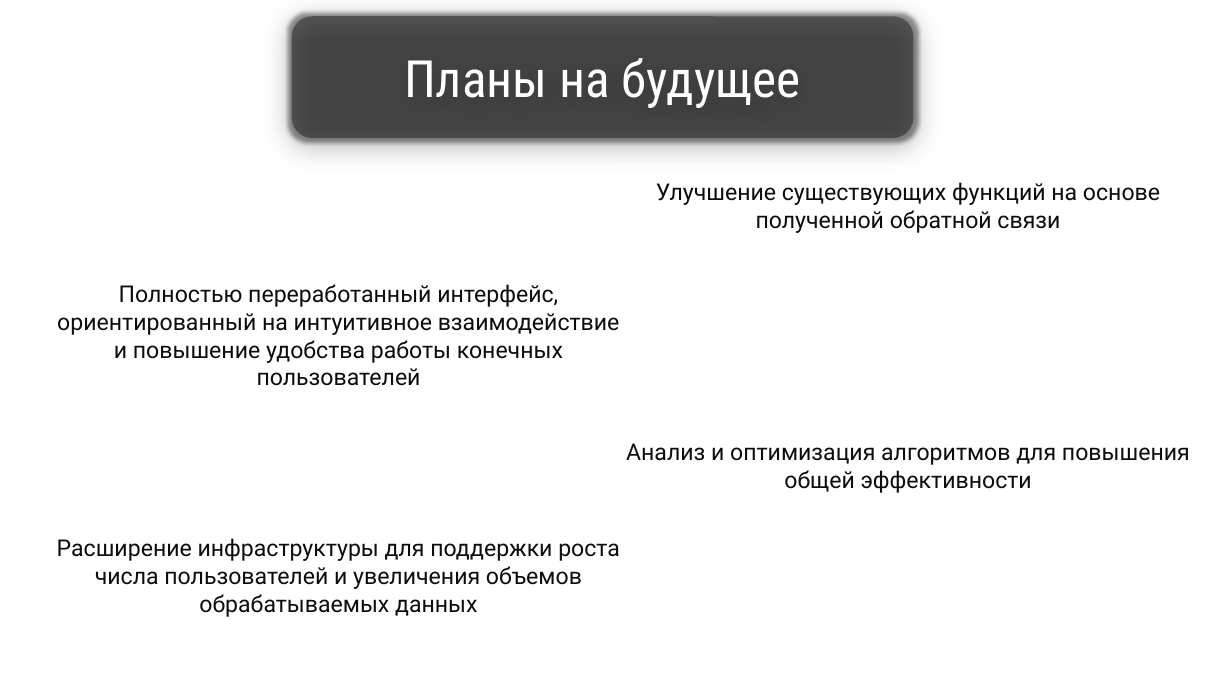
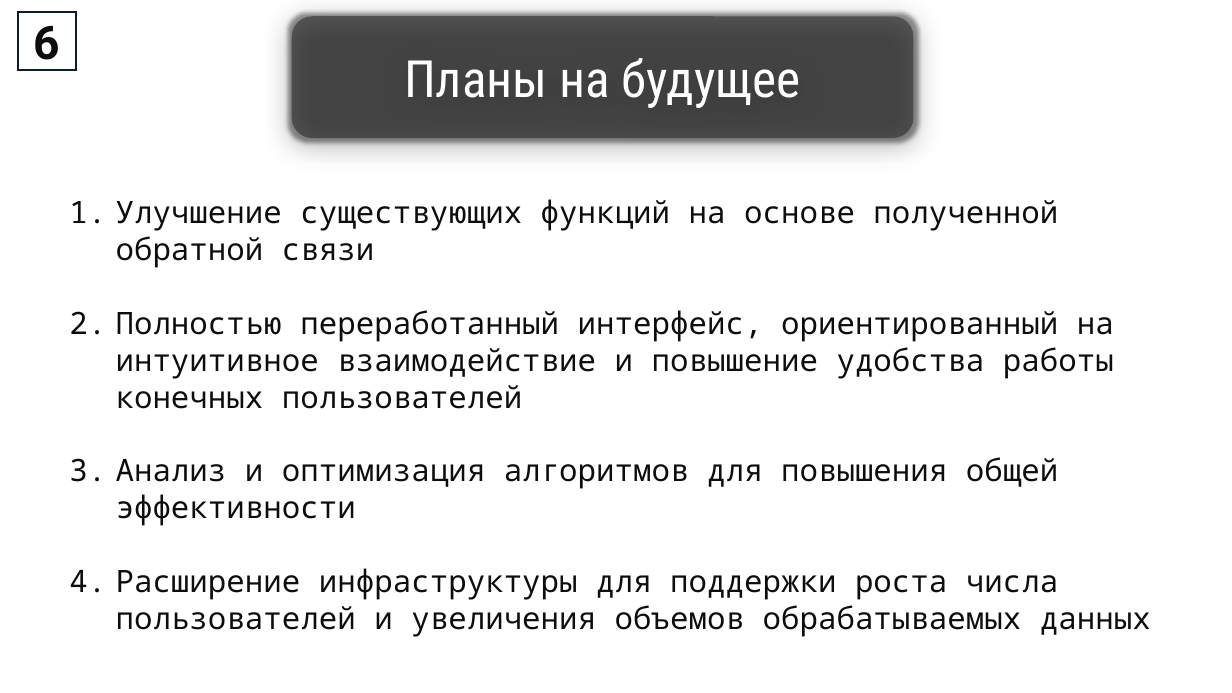
Before and after one commit to KlosHiHi/PITPM, a slide deck: slide 6 of pract/pract5/Презентация.pptx. Drawn at 1232x693 pixels with LibreOffice and Linux fonts; fonts in the diff are those of the drawing; background and template pictures are left out. Boxes give left, top, right and bottom in pixels: in the first picture for what was removed or moved away, otherwise in the second. Text is boxed around its words. In the diff, an @@ line names an element or a change of style, - is before the commit and + after.

```diff
--- a/pract/pract5/Презентация.pptx
+++ b/pract/pract5/Презентация.pptx
@@ rectangle added at bbox=[18, 12, 77, 70], fill #FFFFFF, outline #0B1E31 1.5 pt, 36 pt, text #0D0D0D, bold @@
+6
@@ text "Улучшение существующих функций на основе ...": place and size @@
-text "Улучшение существующих функций на основе ..." at bbox=[57, 284, 620, 386]
+text "Улучшение существующих функций на основе ..." at bbox=[116, 199, 1151, 637]
@@ text at bbox=[116, 199, 1058, 268]: paragraph added @@
+1. Улучшение существующих функций на основе полученной обратной связи
@@ text removed at bbox=[656, 182, 1160, 233] @@
-Улучшение существующих функций на основе полученной обратной связи
@@ text at bbox=[116, 310, 1114, 409]: size 18 to 24 pt, font Roboto to Noto Sans Mono in "Полностью переработанный интерфейс, ориентированный на интуи ..."; alignment centre to left; bullet none to 1. @@
@@ text removed at bbox=[626, 443, 1190, 493] @@
-Анализ и оптимизация алгоритмов для повышения общей эффективности
@@ text at bbox=[116, 457, 1151, 637]: paragraphs added @@
+3. Анализ и оптимизация алгоритмов для повышения общей эффективности
+4. Расширение инфраструктуры для поддержки роста числа пользователей и увеличения объемов обрабатываемых данных
@@ text removed at bbox=[57, 538, 620, 617] @@
-Расширение инфраструктуры для поддержки роста числа пользователей и увеличения объемов обрабатываемых данных
```
Also in this commit, not shown: 4 other slides changed, 2 slides added, 2 slides removed, 16 other files.
